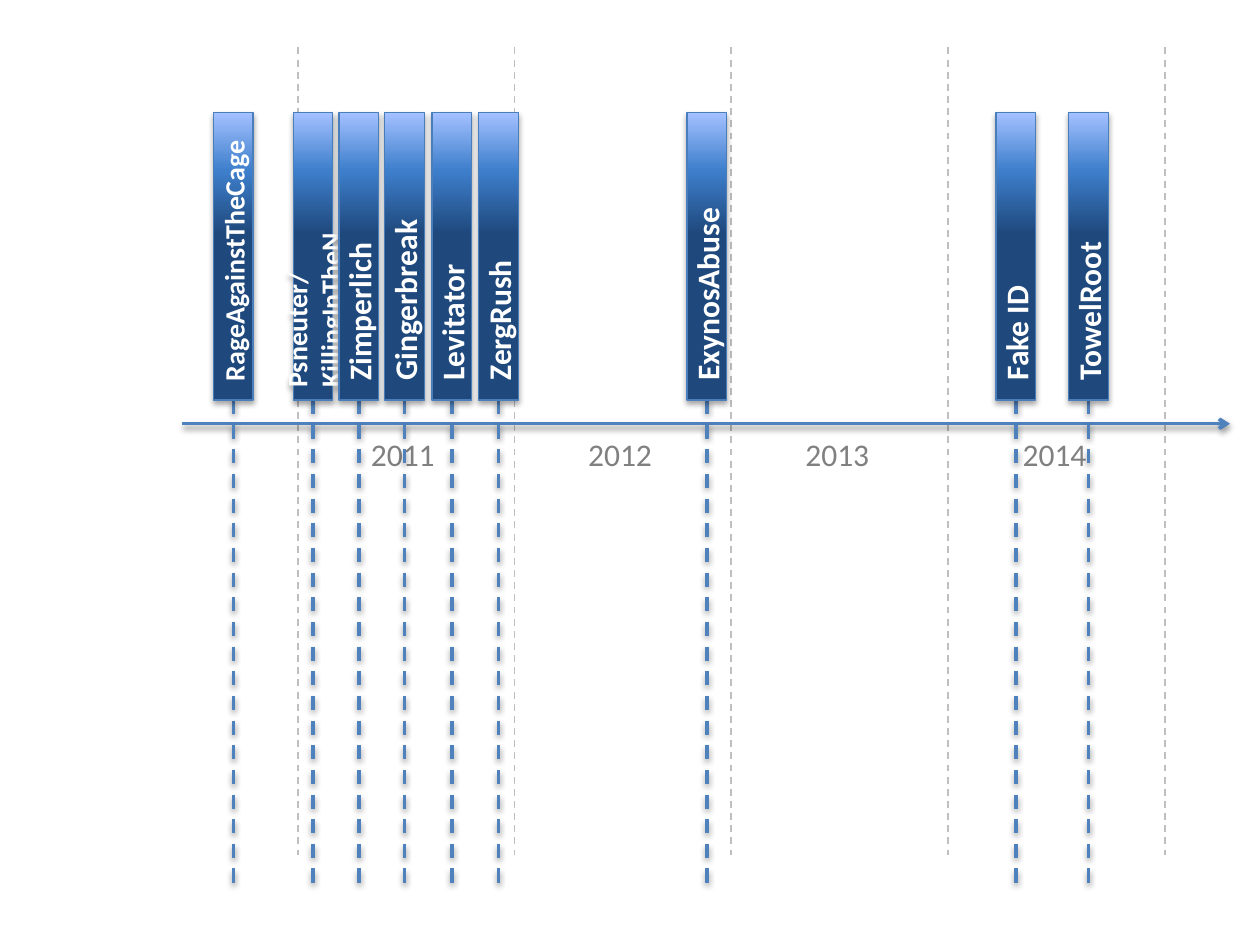
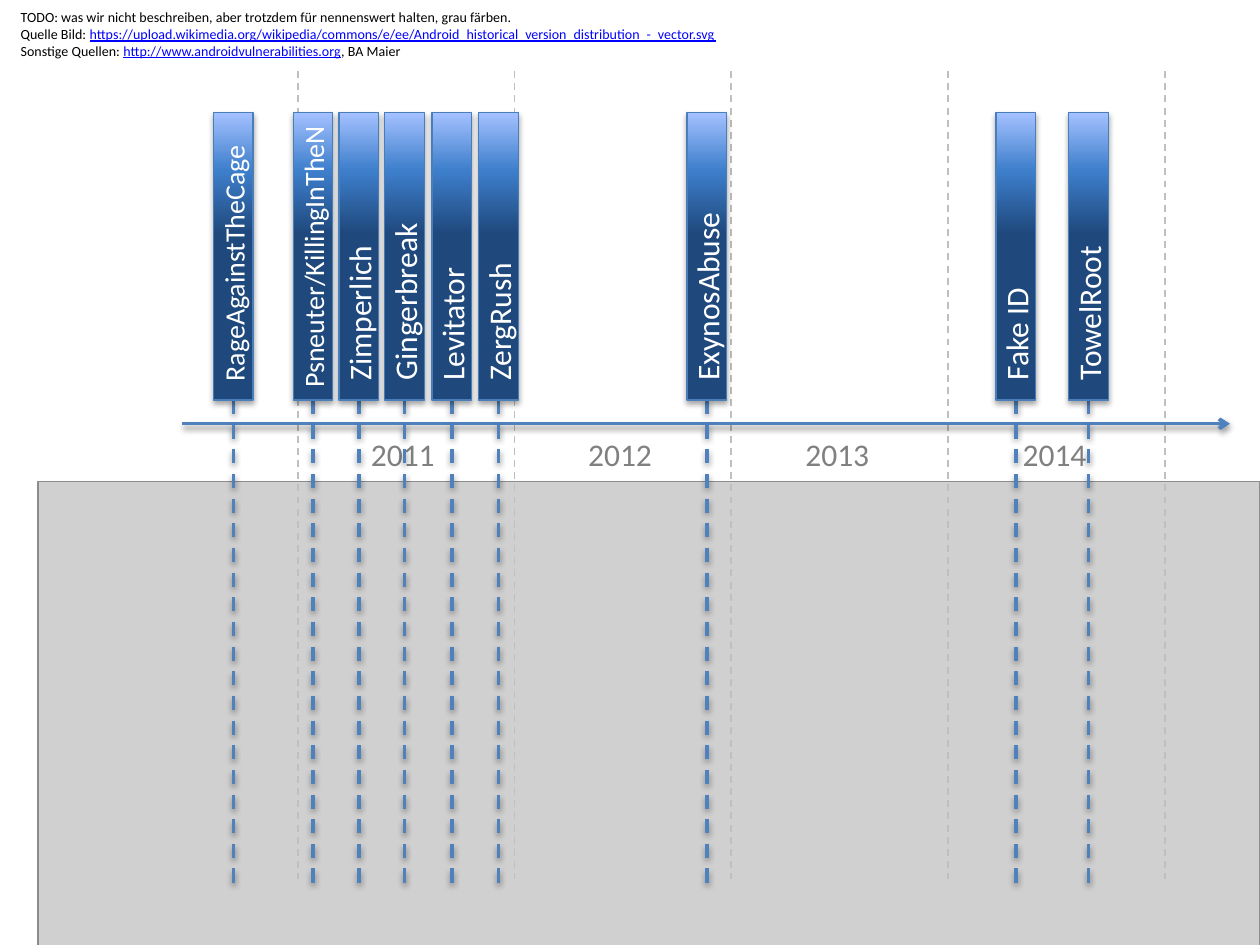
Before and after one commit to grandcat/tum_getin, a slide deck: slide 1 of workshop/ppt/timeline.pptx. Drawn at 1260x945 pixels with LibreOffice and Linux fonts; fonts in the diff are those of the drawing; grey boxes stand for pictures. Boxes give left, top, right and bottom in pixels: in the first picture for what was removed or moved away, otherwise in the second. Text is boxed around its words. In the diff, an @@ line names an element or a change of style, - is before the commit and + after.

Commit message:
android version history

```diff
--- a/workshop/ppt/timeline.pptx
+++ b/workshop/ppt/timeline.pptx
@@ text added at (21,12,715,59), 8 pt, text #0000FF, underline @@
+TODO: was wir nicht beschreiben, aber trotzdem für nennenswert halten, grau färben.
+Quelle Bild: https://upload.wikimedia.org/wikipedia/commons/e/ee/Android_historical_version_distribution_-_vector.svg
+Sonstige Quellen: http://www.androidvulnerabilities.org, BA Maier
@@ 5 lines: place and size @@
-5 lines at (297,48,1166,856)
+5 lines at (297,71,1166,878)
@@ bold off in 9 elements at (997,112,1036,399), (1068,112,1108,399), (294,112,333,399), (384,112,423,399), (479,112,518,399), (432,112,471,399), (339,112,378,399), (214,112,253,399), (687,112,726,399) @@
@@ picture added at (38,481,1260,945) @@
```
Also in this commit, not shown: 1 other file.
